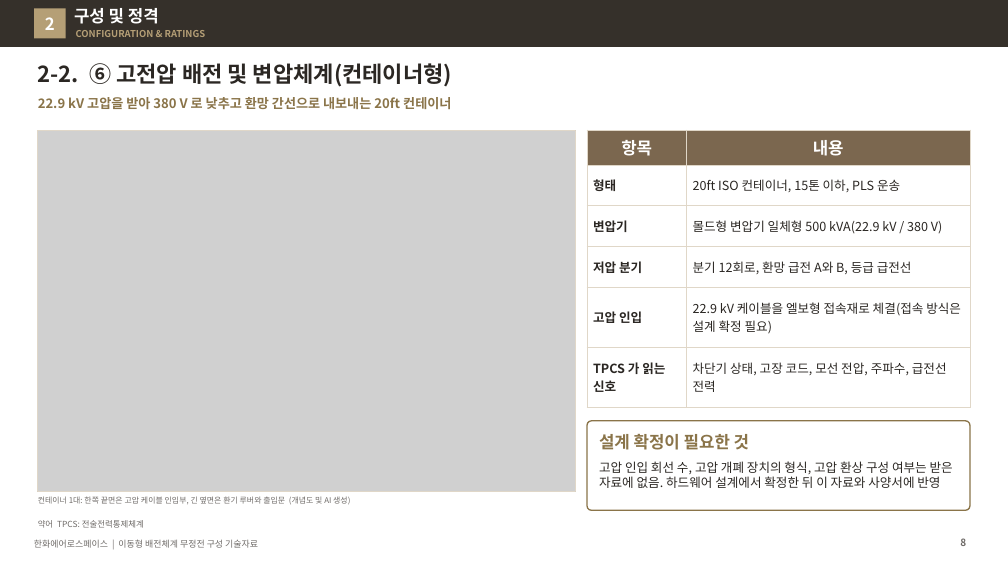
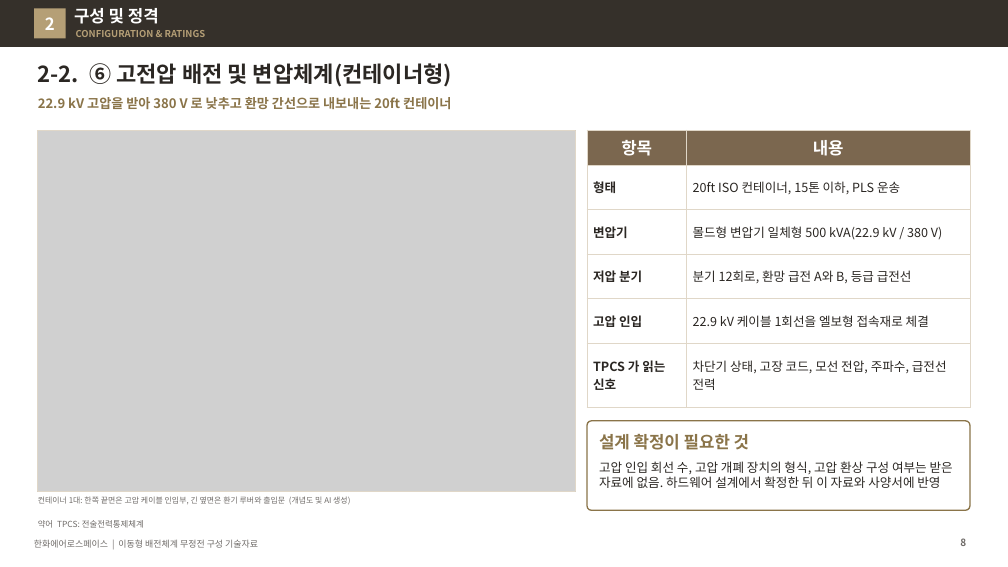
Before and after one commit to byunjd112-hue/headroom, a slide deck: slide 8 of mobile_ems/docs/out/IFPS_이동형배전체계_무정전구성_기술자료_Rev72.pptx. Drawn at 1008x567 pixels with LibreOffice and Linux fonts; fonts in the diff are those of the drawing; grey boxes stand for pictures. Boxes give left, top, right and bottom in pixels: in the first picture for what was removed or moved away, otherwise in the second. Text is boxed around its words. In the diff, an @@ line names an element or a change of style, - is before the commit and + after.

```diff
--- a/mobile_ems/docs/out/IFPS_이동형배전체계_무정전구성_기술자료_Rev72.pptx
+++ b/mobile_ems/docs/out/IFPS_이동형배전체계_무정전구성_기술자료_Rev72.pptx
@@ table at (587, 130, 970, 394) @@
-row 5, column 2: 22.9 kV 케이블을 엘보형 접속재로 체결(접속 방식은 설계 확정 필요)
+row 5, column 2: 22.9 kV 케이블 1회선을 엘보형 접속재로 체결
```
Also in this commit, not shown: 21 other slides changed, 6 slides added, 6 other files.
